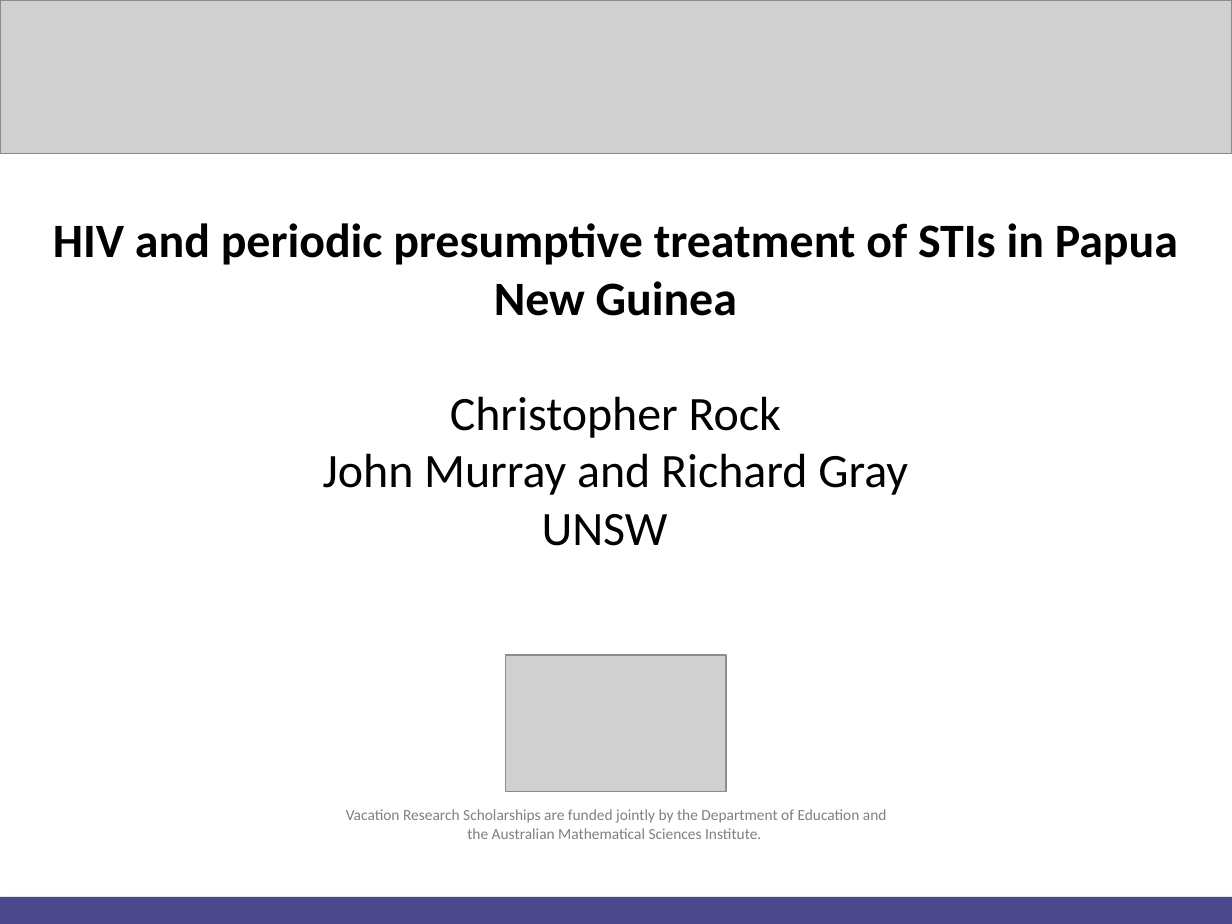
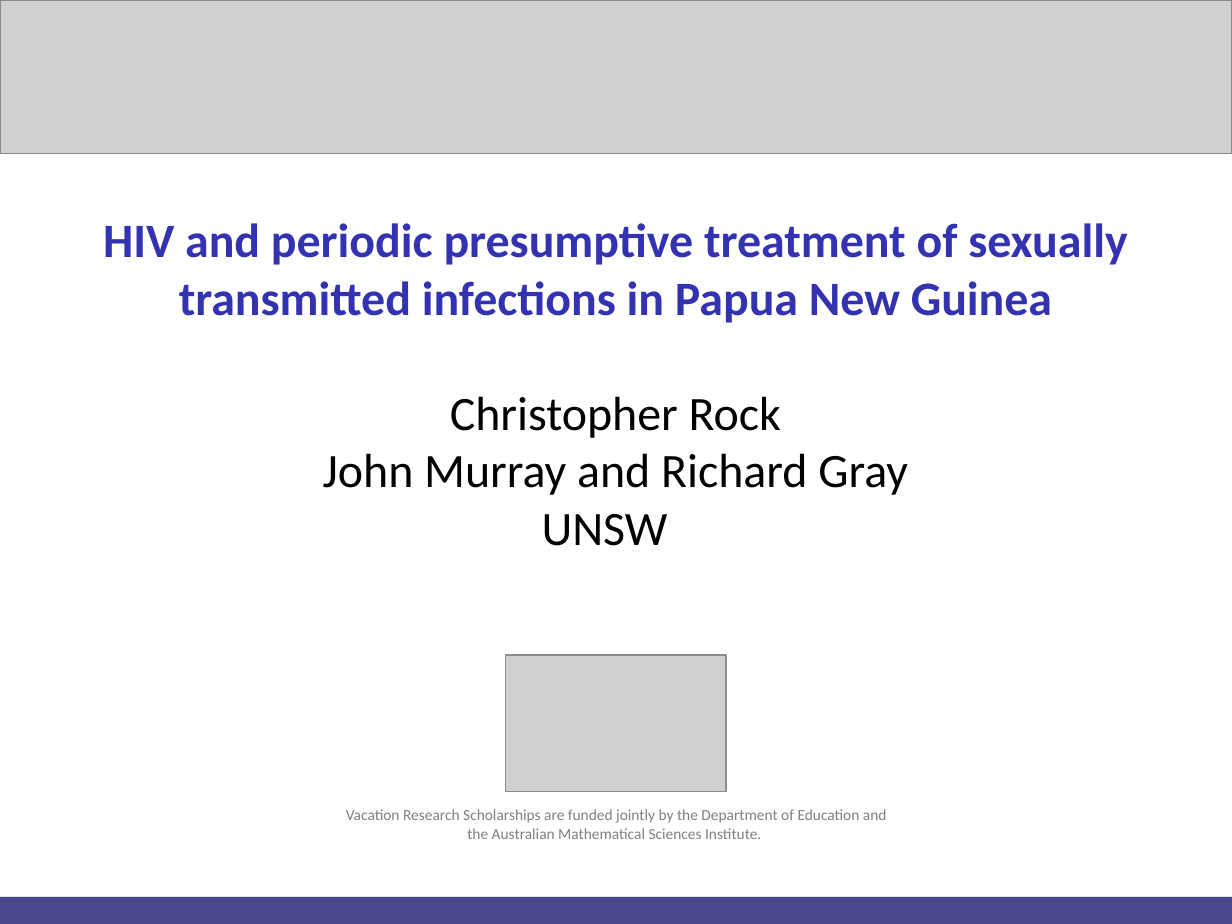
Before and after one commit to Christopher-Rock/hivandppt, a slide deck: slide 1 of Christopher Rock HIV and PPT.pptx. Drawn at 1232x924 pixels with LibreOffice and Linux fonts; fonts in the diff are those of the drawing; grey boxes stand for pictures; background and template pictures are left out. Boxes give left, top, right and bottom in pixels: in the first picture for what was removed or moved away, otherwise in the second. Text is boxed around its words. In the diff, an @@ line names an element or a change of style, - is before the commit and + after.

```diff
--- a/Christopher Rock HIV and PPT.pptx
+++ b/Christopher Rock HIV and PPT.pptx
@@ title at [103, 223, 1127, 546]: text changed; text colour #000000 to #3333B2 @@
-HIV and periodic presumptive treatment of STIs in Papua New Guinea
-Christopher Rock
-John Murray and Richard Gray
-UNSW
+HIV and periodic presumptive treatment of sexually transmitted infections in Papua New Guinea
+Christopher Rock
+John Murray and Richard Gray
+UNSW
```
Also in this commit, not shown: 12 other slides changed, 3 slides added, 8 slides removed, 1 other file.
